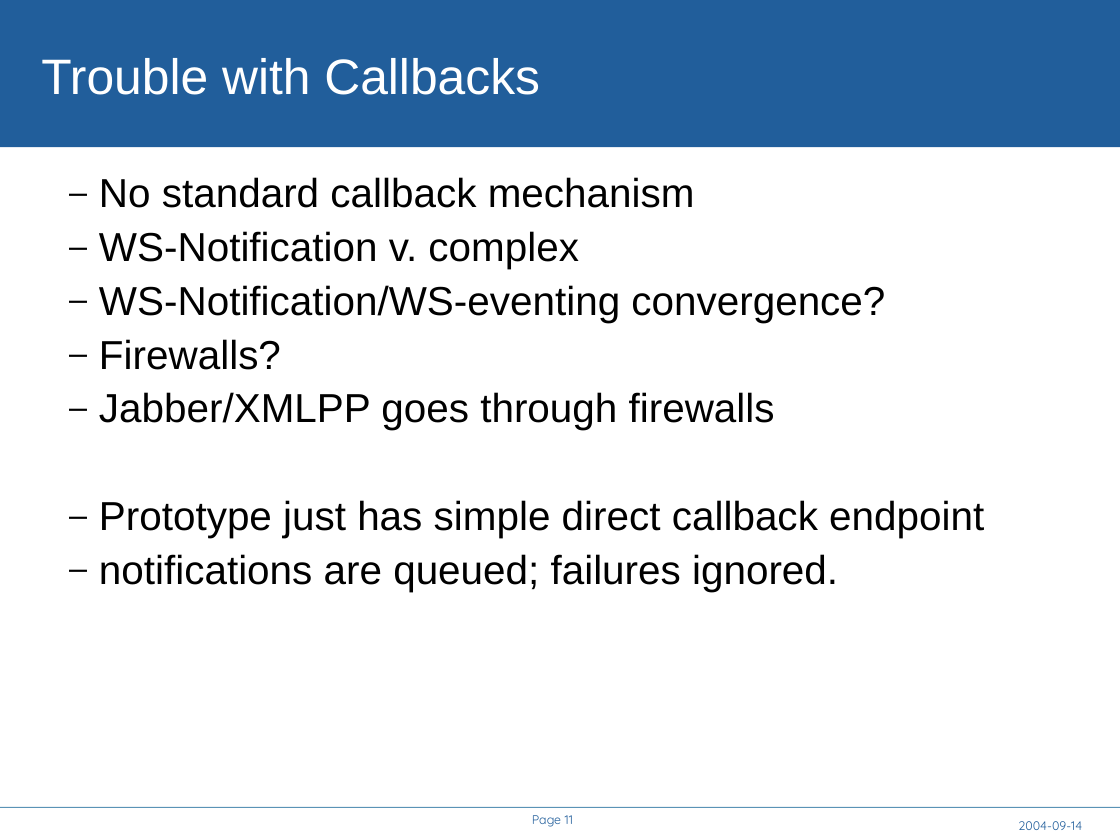
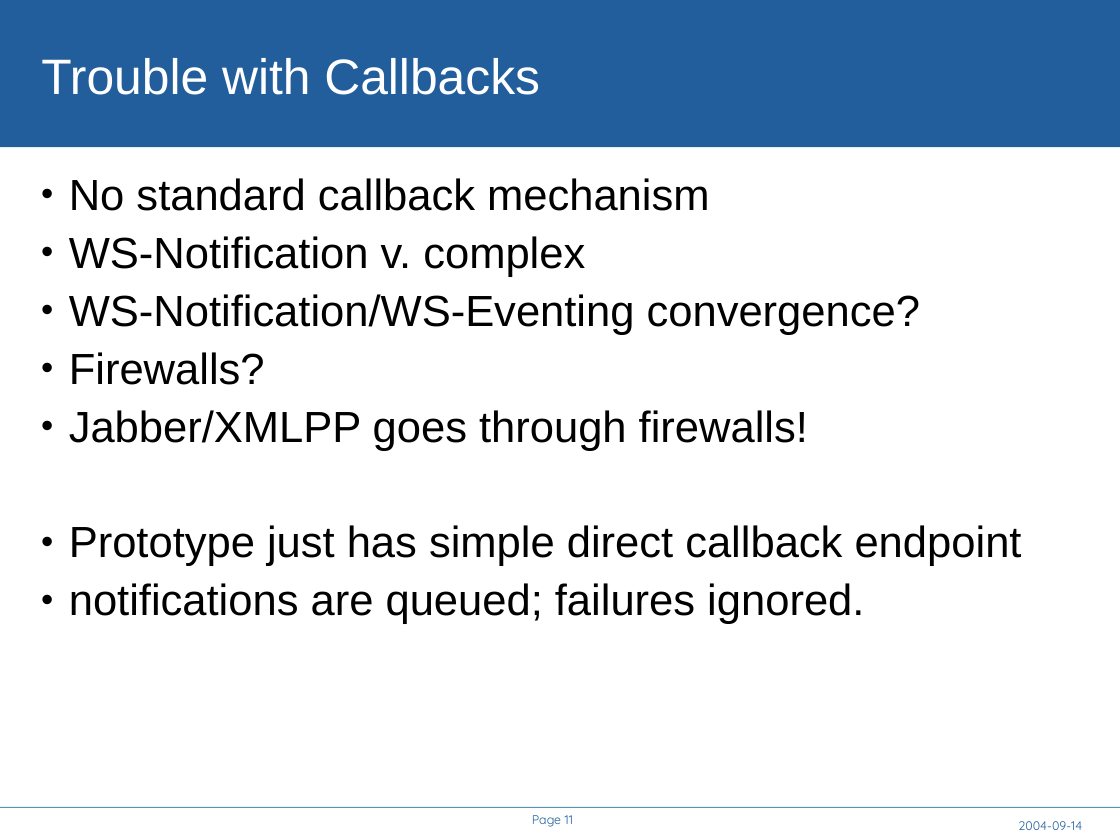
Before and after one commit to rhusar/smartfrog, a slide deck: slide 11 of core/components/cddlm/doc/A Service API for deployment.ppt. Drawn at 1120x840 pixels with LibreOffice and Linux fonts; fonts in the diff are those of the drawing; background and template pictures are left out. Boxes give left, top, right and bottom in pixels: in the first picture for what was removed or moved away, otherwise in the second. Text is boxed around its words. In the diff, an @@ line names an element or a change of style, - is before the commit and + after.

```diff
--- a/core/components/cddlm/doc/A Service API for deployment.ppt
+++ b/core/components/cddlm/doc/A Service API for deployment.ppt
@@ text at bbox=[69, 178, 1022, 624]: size 26 to 28 pt in "No standard callback mechanism", "WS-Notification v. complex", "Firewalls?", "Prototype just has simple direct callback endpoint" and 1 more places; bullet – to •; list level 2 to 1 in "No standard callback mechanism"; list level 2 to 1 in "WS-Notification v. complex"; list level 2 to 1 in "Firewalls?"; list level 2 to 1 in "Prototype just has simple direct ..."; list level 2 to 1 in "notifications are queued; failures ignored." @@
@@ text at bbox=[69, 294, 920, 335]: text changed; size 26 to 28 pt @@
-  – WS-Notification/WS-eventing convergence?
+• WS-Notification/WS-Eventing convergence?
@@ text at bbox=[69, 410, 808, 451]: text changed; size 26 to 28 pt @@
-  – Jabber/XMLPP goes through firewalls
+• Jabber/XMLPP goes through firewalls!
```
Also in this commit, not shown: 11 other slides changed, 1 slide added, 1 slide removed, 7 other files.
